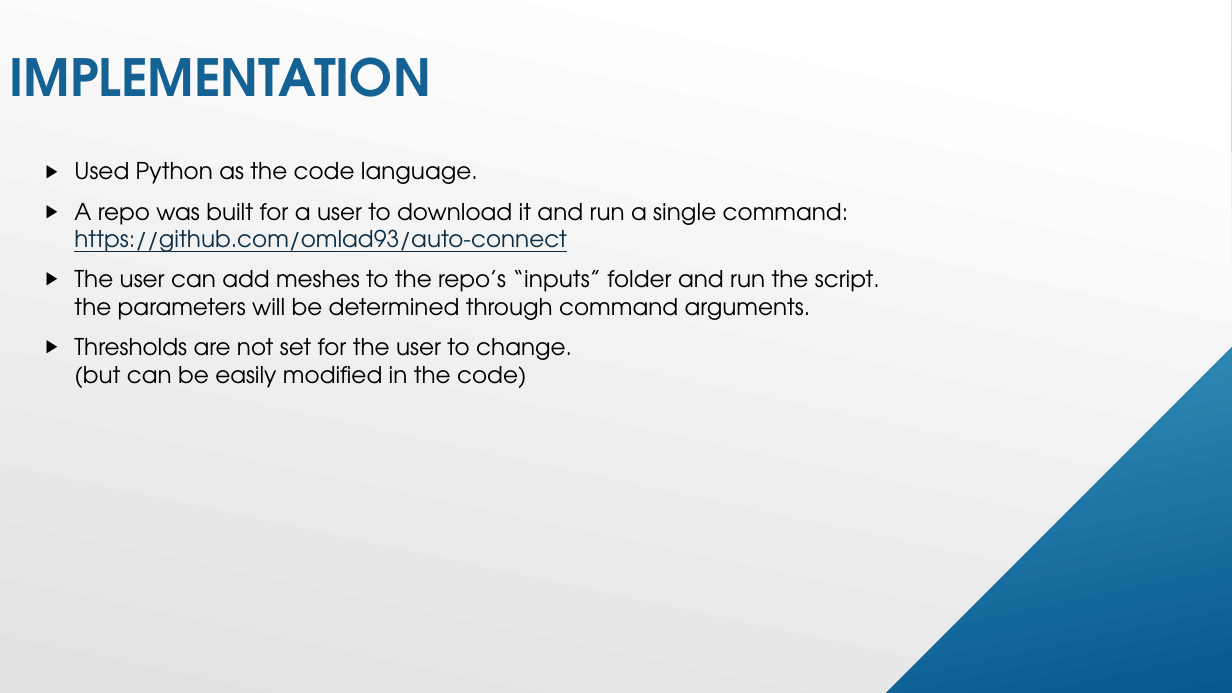
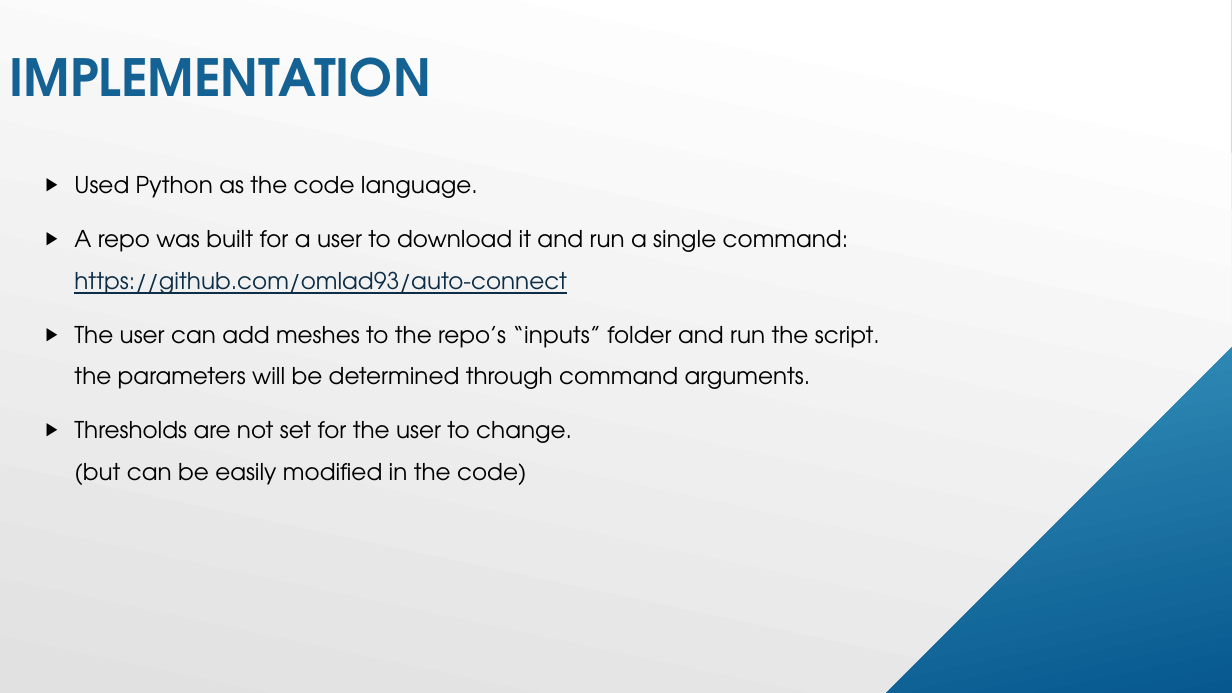
Before and after one commit to omlad93/auto-connect, a slide deck: slide 4 of presentation/AutoConnect.pptx. Drawn at 1232x693 pixels with LibreOffice and Linux fonts; fonts in the diff are those of the drawing. Boxes give left, top, right and bottom in pixels: in the first picture for what was removed or moved away, otherwise in the second. Text is boxed around its words. In the diff, an @@ line names an element or a change of style, - is before the commit and + after.

```diff
--- a/presentation/AutoConnect.pptx
+++ b/presentation/AutoConnect.pptx
@@ text "Used Python as the code ..." at [74,176,880,485]: line spacing 1 to 1.5 @@
```
Also in this commit, not shown: 3 other slides changed, 2 slides added, 15 other files.
